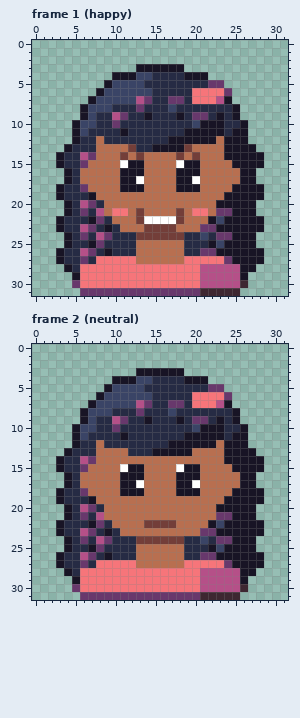
Pixel-art file: art/owners/face-walker-ada.aseprite. Above, as it was before the edit.
32x32 pixels, 2 frames. Shown: frame 1 (happy), frame 2 (neutral).
Once edited:
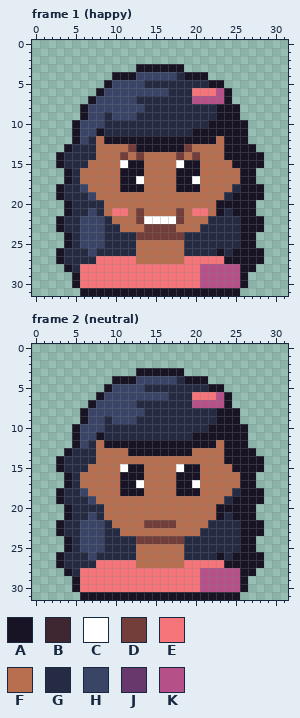
Palette (. is transparent): A #181425  B #3e2731  C #ffffff  D #733e39  E #f6757a  F #b86f50  G #262b44  H #3a4466  J #68386c  K #b55088
What changed:
--- frame 1 (happy)
@@ x 0..31 @@
  3 .............AAAAAA.............
- 4 ..........AAAHHGGGGAAA..........
- 5 .........AHHHHGGGGGGGGJJ........
- 6 ........AHHHHHHGGGGGEEEEJ.......
- 7 .......AHHHHHKJGGJJGEEEKA.......
- 8 ......AHHHGGGJGGGHGGGGGGGA......
- 9 ......AHGGKJGGAGGGAGJJGAGA......
-10 .....AHHGGJGGGGGGGGGHAAAGGA.....
-11 .....AHGGGGAGGGGGGGAAAAAGAA.....
-12 .....AGGFGGGGGGGGAAAAAAFAAA.....
-13 ....AGGGFFFFDGGAAAADFFFFAAAA....
-14 ...AGGKJFFFDFDFFFFDFDFFFAAAAA...
-15 ...AGGJFFFFCAAFFFFCAAFFFFAAAA...
+ 4 ..........AAAHHHHHGAAA..........
+ 5 .........AHHHHGGGGGGGGAA........
+ 6 ........AHHHHHHHHGGGEEEKA.......
+ 7 .......AHHHHHGGGGGGGKKKKA.......
+ 8 ......AHHHHHHHGGGGGGGGGAAA......
+ 9 ......AHHGHHHGGGGGGGGGGAAA......
+10 .....AHHHGGGGGGGGGGGGGAAAAA.....
+11 .....AHHAGGGGGGGGGGGAAAAAAA.....
+12 .....AHGFAAAAAAAAAAAAAAFAAA.....
+13 ....AGGGFFFFDAAAAAADFFFFAAAA....
+14 ...AGGGGFFFDFDFFFFDFDFFFAAAAA...
+15 ...AGGGFFFFCAAFFFFCAAFFFFAAAA...
 16 ....AGFFFFFAAAFFFFAAAFFFFFAA....
 17 ....AGFFFFFAACFFFFAACFFFFFAA....
-18 ...AGGJFFFFAAAFFFFAAAFFFFAAAA...
-19 ...AGGGAFFFFFFFFFFFFFFFFAAAAA...
-20 ....AGKJGFFFFFFFFFFFFFFAAAAA....
-21 ....AGJGKFEEFDFFFFDFEEFJJAAA....
-22 ...AGGGAJGFFFDCCCCDFFFAHAAAAA...
-23 ...AGGKJGAGFFFDDDDFFFJJAAAAAA...
-24 ....AGJGKJGGGDDDDDDGGHGJJAAA....
-25 ....AGGAJGGGGFFFFFFGGGAHAAAA....
-26 ...AGGKJGAGGGFFFFFFGGJJAAAAAA...
-27 ...AGGJGEEEEEFFFFFFEEEEEJAAAA...
+18 ...AGGHFFFFAAAFFFFAAAFFFFGAAA...
+19 ...AGGGHFFFFFFFFFFFFFFFFGAAAA...
+20 ....AGGGGFFFFFFFFFFFFFFAAAAA....
+21 ....AGGHGFEEFDFFFFDFEEFAGAAA....
+22 ...AGGHHHGFFFDCCCCDFFFGGGGAAA...
+23 ...AGGHHHGGFFFDDDDFFFGGGGGAAA...
+24 ....AGHHHGGGGDDDDDDGGGGGGGAA....
+25 ....AGHHHGGGGFFFFFFGGGGGGGAA....
+26 ...AGGGHGGGGGFFFFFFGGGGAGAAAA...
+27 ...AGGGGEEEEEFFFFFFEEEEEAAAAA...
 28 ....AGEEEEEEEEEEEEEEEKKKKKAA....
 29 .....AEEEEEEEEEEEEEEEKKKKKA.....
-30 .....JEEEEEEEEEEEEEEEKKKKKB.....
-31 ......JJJJJJJJJJJJJJJBBBBB......
+30 .....AEEEEEEEEEEEEEEEKKKKKA.....
+31 ......AAAAAAAAAAAAAAAAAAAA......
--- frame 2 (neutral)
@@ x 0..31 @@
  3 .............AAAAAA.............
- 4 ..........AAAHHGGGGAAA..........
- 5 .........AHHHHGGGGGGGGJJ........
- 6 ........AHHHHHHGGGGGEEEEJ.......
- 7 .......AHHHHHKJGGJJGEEEKA.......
- 8 ......AHHHGGGJGGGHGGGGGGGA......
- 9 ......AHGGKJGGAGGGAGJJGAGA......
-10 .....AHHGGJGGGGGGGGGHAAAGGA.....
-11 .....AHGGGGAGGGGGGGAAAAAGAA.....
-12 .....AGGFGGGGGGGGAAAAAAFAAA.....
-13 ....AGGGFFFFGGGAAAAAFFFFAAAA....
-14 ...AGGKJFFFFFFFFFFFFFFFFAAAAA...
-15 ...AGGJFFFFCAAFFFFCAAFFFFAAAA...
+ 4 ..........AAAHHHHHGAAA..........
+ 5 .........AHHHHGGGGGGGGAA........
+ 6 ........AHHHHHHHHGGGEEEKA.......
+ 7 .......AHHHHHGGGGGGGKKKKA.......
+ 8 ......AHHHHHHHGGGGGGGGGAAA......
+ 9 ......AHHGHHHGGGGGGGGGGAAA......
+10 .....AHHHGGGGGGGGGGGGGAAAAA.....
+11 .....AHHAGGGGGGGGGGGAAAAAAA.....
+12 .....AHGFAAAAAAAAAAAAAAFAAA.....
+13 ....AGGGFFFFAAAAAAAAFFFFAAAA....
+14 ...AGGGGFFFFFFFFFFFFFFFFAAAAA...
+15 ...AGGGFFFFCAAFFFFCAAFFFFAAAA...
 16 ....AGFFFFFAAAFFFFAAAFFFFFAA....
 17 ....AGFFFFFAACFFFFAACFFFFFAA....
-18 ...AGGJFFFFAAAFFFFAAAFFFFAAAA...
-19 ...AGGGAFFFFFFFFFFFFFFFFAAAAA...
-20 ....AGKJGFFFFFFFFFFFFFFAAAAA....
-21 ....AGJGKFFFFFFFFFFFFFFJJAAA....
-22 ...AGGGAJGFFFFDDDDFFFFAHAAAAA...
-23 ...AGGKJGAGFFFFFFFFFFJJAAAAAA...
-24 ....AGJGKJGGGDDDDDDGGHGJJAAA....
-25 ....AGGAJGGGGFFFFFFGGGAHAAAA....
-26 ...AGGKJGAGGGFFFFFFGGJJAAAAAA...
-27 ...AGGJGEEEEEFFFFFFEEEEEJAAAA...
+18 ...AGGHFFFFAAAFFFFAAAFFFFGAAA...
+19 ...AGGGHFFFFFFFFFFFFFFFFGAAAA...
+20 ....AGGGGFFFFFFFFFFFFFFAAAAA....
+21 ....AGGHGFFFFFFFFFFFFFFAGAAA....
+22 ...AGGHHHGFFFFDDDDFFFFGGGGAAA...
+23 ...AGGHHHGGFFFFFFFFFFGGGGGAAA...
+24 ....AGHHHGGGGDDDDDDGGGGGGGAA....
+25 ....AGHHHGGGGFFFFFFGGGGGGGAA....
+26 ...AGGGHGGGGGFFFFFFGGGGAGAAAA...
+27 ...AGGGGEEEEEFFFFFFEEEEEAAAAA...
 28 ....AGEEEEEEEEEEEEEEEKKKKKAA....
 29 .....AEEEEEEEEEEEEEEEKKKKKA.....
-30 .....JEEEEEEEEEEEEEEEKKKKKB.....
-31 ......JJJJJJJJJJJJJJJBBBBB......
+30 .....AEEEEEEEEEEEEEEEKKKKKA.....
+31 ......AAAAAAAAAAAAAAAAAAAA......
Where, in picture pixels (left, top, right, bottom), the same in both pictures:
changed: (72, 72, 248, 296)
changed: (72, 376, 248, 600)
